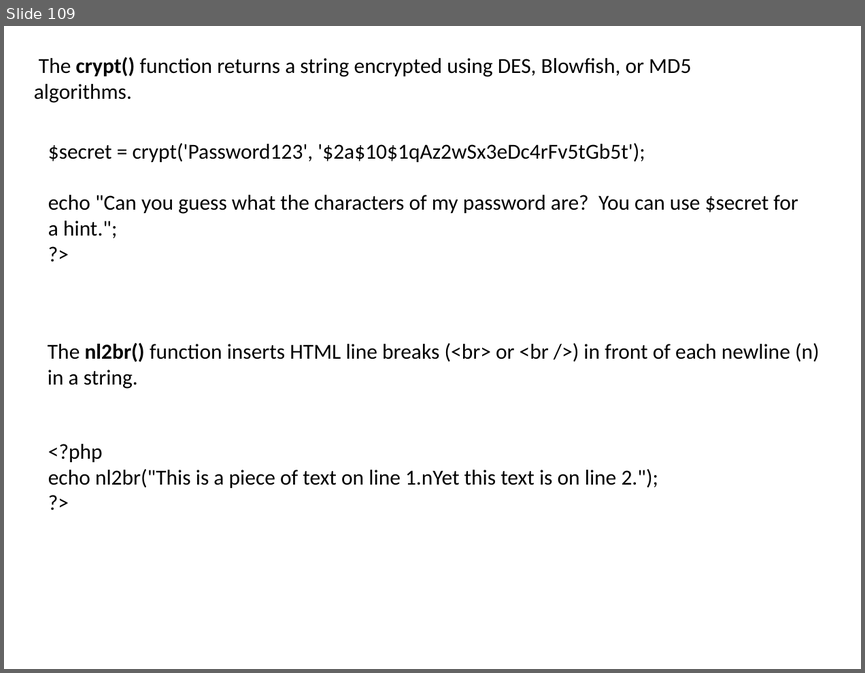
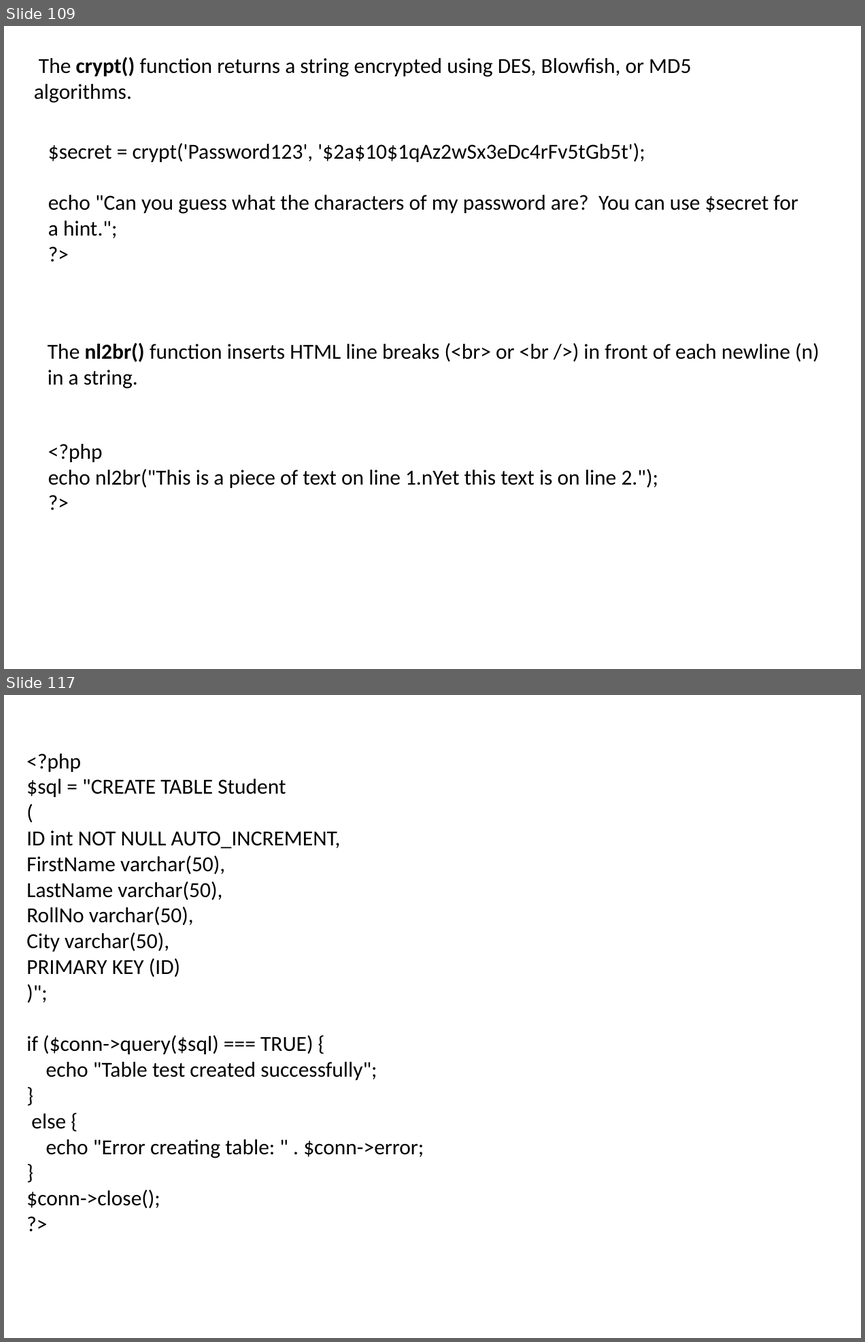
Before and after one commit to sanjay70sharma/PHP, a slide deck: PHP.pptx. Shown one above the other, each under a label of ours: slide 109 before the commit, slides 109 and 117 after it; the slides between them are not shown. The pictures are 865x673 and 865x1342 pixels, drawn with LibreOffice and Linux fonts; fonts in the diff are those of the drawing. Boxes give left, top, right and bottom in pixels: in the first picture for what was removed or moved away, otherwise in the second. Text is boxed around its words. In the diff, an @@ line names an element or a change of style, - is before the commit and + after.

```diff
--- a/PHP.pptx
+++ b/PHP.pptx
@@ slide 117 added at box(4, 695, 861, 1338), background #FFFFFF @@
@@ text added at box(26, 753, 424, 1208), 18 pt, text #000000 @@
+<?php
+$sql = "CREATE TABLE Student
+(
+ID int NOT NULL AUTO_INCREMENT,
+FirstName varchar(50),
+LastName varchar(50),
+RollNo varchar(50),
+City varchar(50),
+PRIMARY KEY (ID)
+)";
+if ($conn->query($sql) === TRUE) {
+echo "Table test created successfully";
+}
+else {
+echo "Error creating table: " . $conn->error;
+}
+$conn->close();
+?>
```
Also in this commit, not shown: 26 other slides added.
